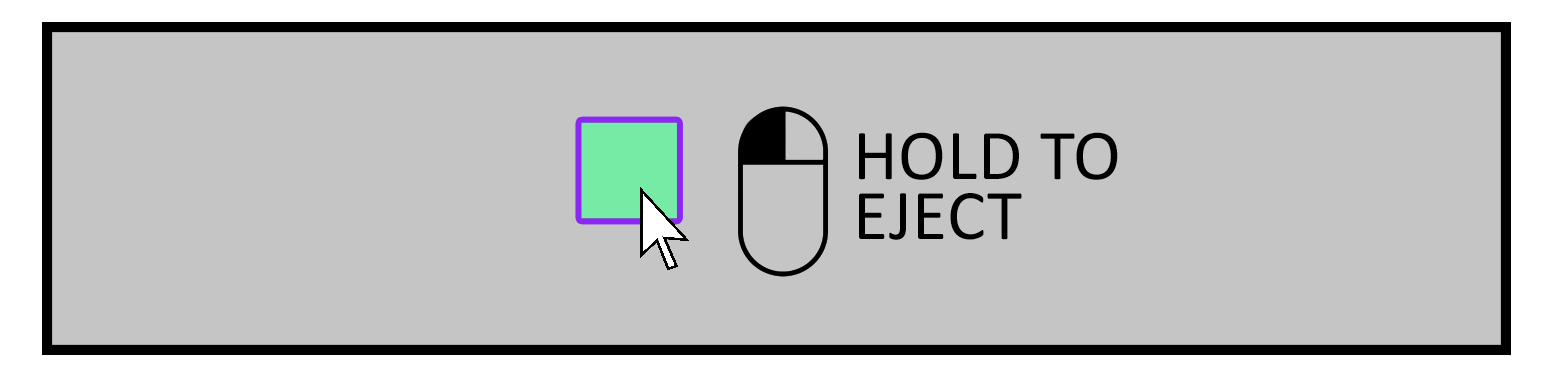
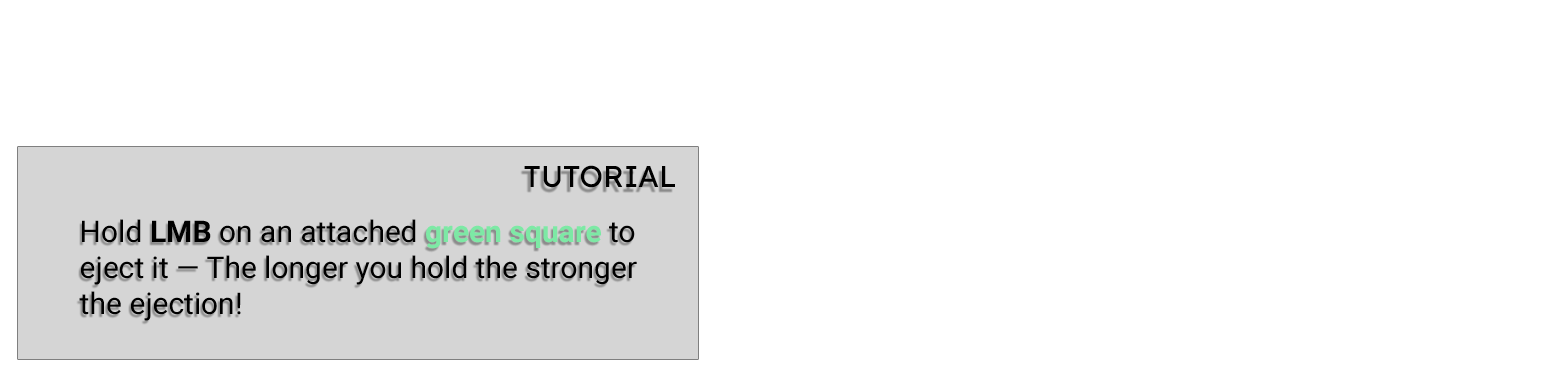
Layer changes from the first 1564 x 373 image to the second:
removed layer "mouse-g5ff399567_1920" over [640, 187, 689, 270]
removed layer "Layer 4" (was 80%) over [581, 122, 677, 219]
renamed "Layer 3 copy" to "TUTORIAL", painted on it over [524, 96, 853, 277]
renamed "HOLD TO EJECT" to "Hold LMB on an attached green square to eject it — The longer y", painted on it over [79, 132, 1118, 321]
removed layer "Rectangle 1 copy" over [42, 22, 1511, 355]
painted on "Rectangle 1" over [18, 22, 1511, 359]
